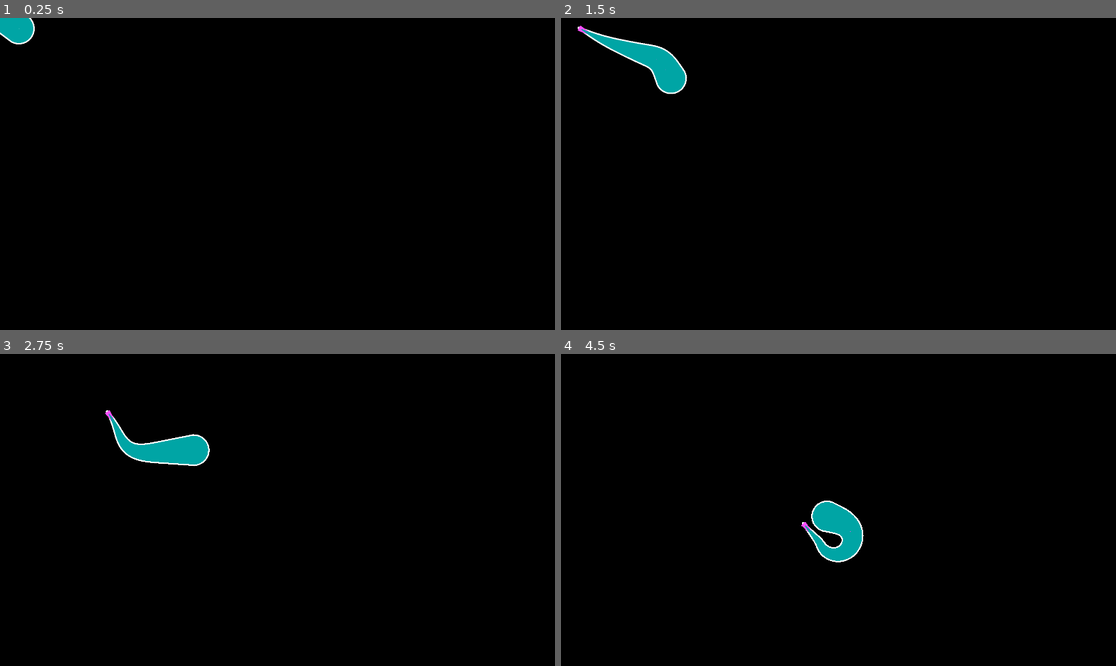
Above: before the commit, frames 1-4 (two rows, left to right).
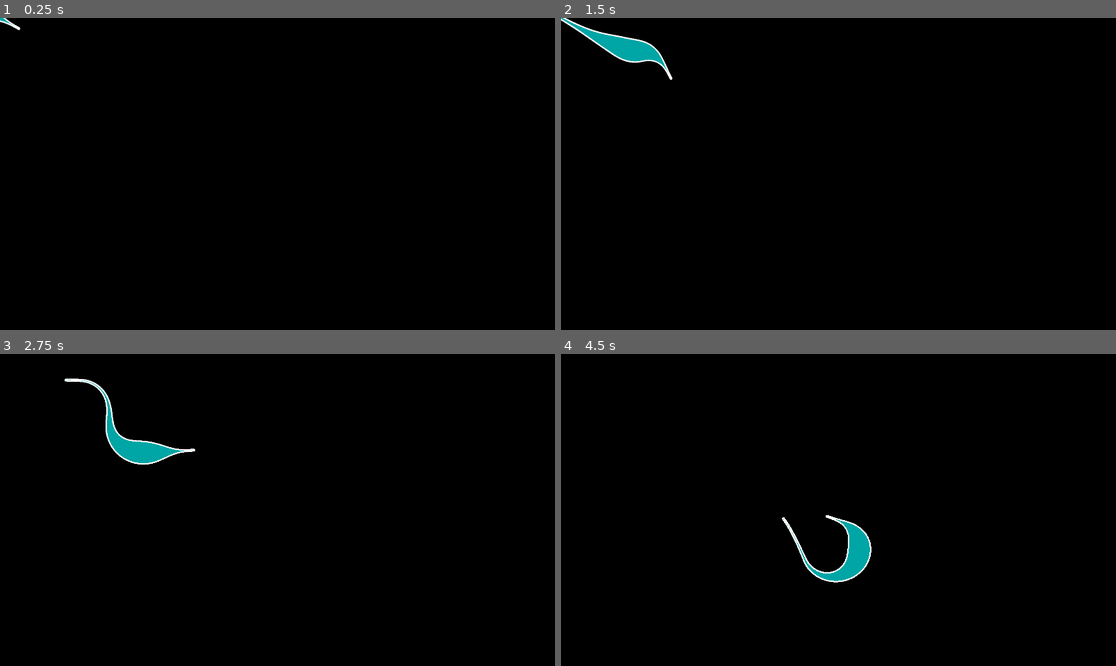
Above: after the commit, the same moments.

Repository: weedleeedle/worm-game
Game: Godot game, scene res://scene/test_scene/test_scene.tscn
Two runs of this game, one before a commit and one after it. Both use one fixed random seed, a clock stepped at 60 frames per second and the inputs below.
Inputs (mouse positions are in pixels of both pictures, inside the frame that each line leads up to):
- Up to frame 1 (0.25 s): no input
- Up to frame 2 (1.5 s): move the mouse to (960, 158) at 0.52 s; move the mouse to (727, 189) at 1.27 s
- Up to frame 3 (2.75 s): move the mouse to (333, 441) at 2.02 s
- Up to frame 4 (4.5 s): move the mouse to (810, 572) at 2.77 s; move the mouse to (1005, 556) at 3.52 s; move the mouse to (672, 463) at 4.27 s

The runs differ from the first frame. In frame 1, 0.4% of the frame differs, in the area x 0-7%, y 0-9%; in frame 2, 1.1%; in frame 3, 1.3%; in frame 4, 1.8%, in the area x 39-56%, y 46-74%.

Commit message:
Added a worm on a string expression iterator

Diff:
--- a/component/body_debug_renderer/body_debug_renderer.gd
+++ b/component/body_debug_renderer/body_debug_renderer.gd
@@ -31,4 +31,3 @@
 
 	for i in num_points:
 		point_sprites[i].global_position = points[i]
-		print(points[i])
--- /dev/null
+++ b/resource/iterators/worm_on_a_string.tres
@@ -0,0 +1,10 @@
+[gd_resource type="Resource" script_class="ExpressionIterator" format=3 uid="uid://dnw4yw0k2pb2y"]
+
+[ext_resource type="Script" uid="uid://cfebchxkwkr7s" path="res://src/iterators/expression_iterator.gd" id="1_gtvlg"]
+
+[resource]
+script = ExtResource("1_gtvlg")
+expression = "10*pow(i+0.1,5.3)*exp(-1.7*i+0.4)"
+end_range = 10.0
+steps = 100
+metadata/_custom_type_script = "uid://cfebchxkwkr7s"
--- a/scene/test_scene/test_scene.tscn
+++ b/scene/test_scene/test_scene.tscn
@@ -1,7 +1,7 @@
 [gd_scene format=3 uid="uid://2tkpim468r67"]
 
 [ext_resource type="Script" uid="uid://cfpurmy6js266" path="res://scene/test_scene/test_scene.gd" id="1_au7ee"]
-[ext_resource type="Script" uid="uid://cfebchxkwkr7s" path="res://src/iterators/expression_iterator.gd" id="2_4vep2"]
+[ext_resource type="Resource" uid="uid://dnw4yw0k2pb2y" path="res://resource/iterators/worm_on_a_string.tres" id="2_a5wqp"]
 [ext_resource type="Script" uid="uid://bubfxjvewqaj8" path="res://src/segment_constraints/segment_constraint.gd" id="2_t7gac"]
 [ext_resource type="Script" uid="uid://df5fvyk41gl1y" path="res://src/segment_constraints/distance_constraint.gd" id="3_yi5xj"]
 [ext_resource type="Script" uid="uid://bveufj3y2tke7" path="res://src/segment_constraints/angle_constraint.gd" id="4_t7gac"]
@@ -10,21 +10,14 @@
 [ext_resource type="Script" uid="uid://cai3g7scdoai3" path="res://src/outline/outline.gd" id="7_a5wqp"]
 [ext_resource type="Script" uid="uid://btng3safvwlh7" path="res://src/outline/render_set.gd" id="8_r8f76"]
 
-[sub_resource type="Resource" id="Resource_vki5a"]
-script = ExtResource("2_4vep2")
-expression = "50-i"
-end_range = 50.0
-steps = 75
-metadata/_custom_type_script = "uid://cfebchxkwkr7s"
-
 [sub_resource type="Resource" id="Resource_pvdxb"]
 script = ExtResource("3_yi5xj")
-max_distance = 5.0
+max_distance = 6.0
 metadata/_custom_type_script = "uid://df5fvyk41gl1y"
 
 [sub_resource type="Resource" id="Resource_yi5xj"]
 script = ExtResource("4_t7gac")
-min_angle = 175.0
+min_angle = 176.5
 metadata/_custom_type_script = "uid://bveufj3y2tke7"
 
 [sub_resource type="Resource" id="Resource_rdy5v"]
@@ -33,21 +26,15 @@
 outline_width = 5.0
 metadata/_custom_type_script = "uid://cai3g7scdoai3"
 
-[sub_resource type="Resource" id="Resource_a5wqp"]
-script = ExtResource("7_a5wqp")
-outline_color = Color(1, 0.30588236, 1, 1)
-outline_width = -10.0
-metadata/_custom_type_script = "uid://cai3g7scdoai3"
-
 [sub_resource type="Resource" id="Resource_fxesv"]
 script = ExtResource("8_r8f76")
 fill_color = Color(0, 0.6469637, 0.6469637, 1)
-outlines = Array[ExtResource("7_a5wqp")]([SubResource("Resource_rdy5v"), SubResource("Resource_a5wqp")])
+outlines = Array[ExtResource("7_a5wqp")]([SubResource("Resource_rdy5v")])
 metadata/_custom_type_script = "uid://btng3safvwlh7"
 
 [node name="s" type="Node" unique_id=1482380878]
 script = ExtResource("1_au7ee")
-iterator = SubResource("Resource_vki5a")
+iterator = ExtResource("2_a5wqp")
 constraints = Array[ExtResource("2_t7gac")]([SubResource("Resource_pvdxb"), SubResource("Resource_yi5xj")])
 
 [node name="BodyRenderer" parent="." unique_id=119475448 instance=ExtResource("5_yi5xj")]
--- a/src/outline/render_set.gd
+++ b/src/outline/render_set.gd
@@ -15,8 +15,6 @@
 		# Push the fill color as an outline with 0 width to the end. Teehee!
 		value.push_back(Outline.new(fill_color, 0.0))
 		outlines = value
-		print("Outlines!")
-		print(outlines)
 
 func _init(p_fill_color := Color.WHITE, p_outlines: Array[Outline] = []) -> void:
 	fill_color = p_fill_color
